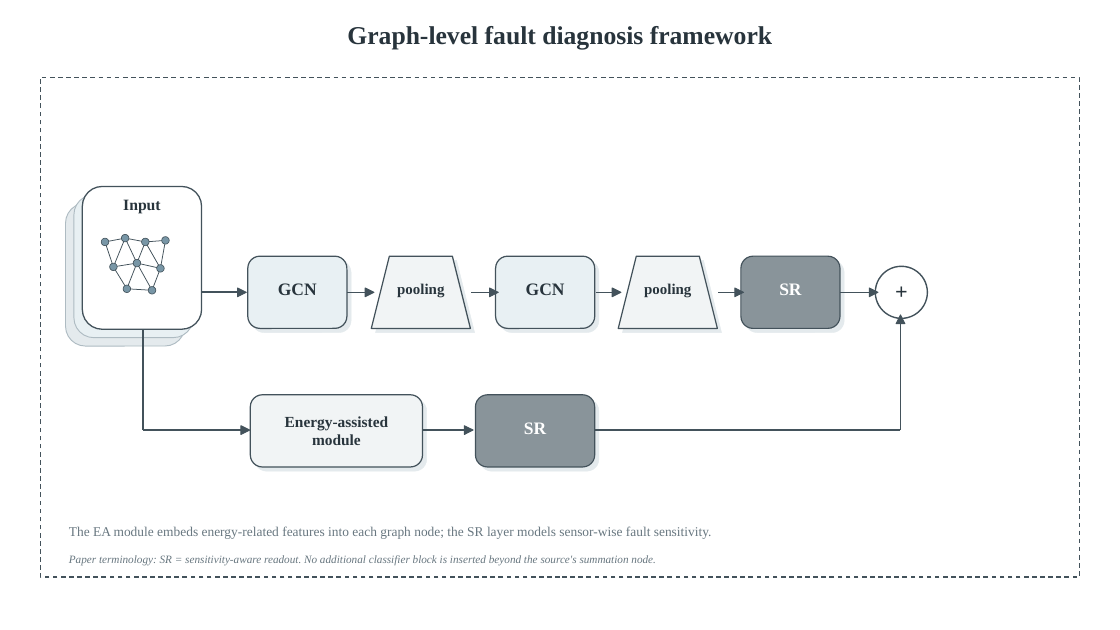
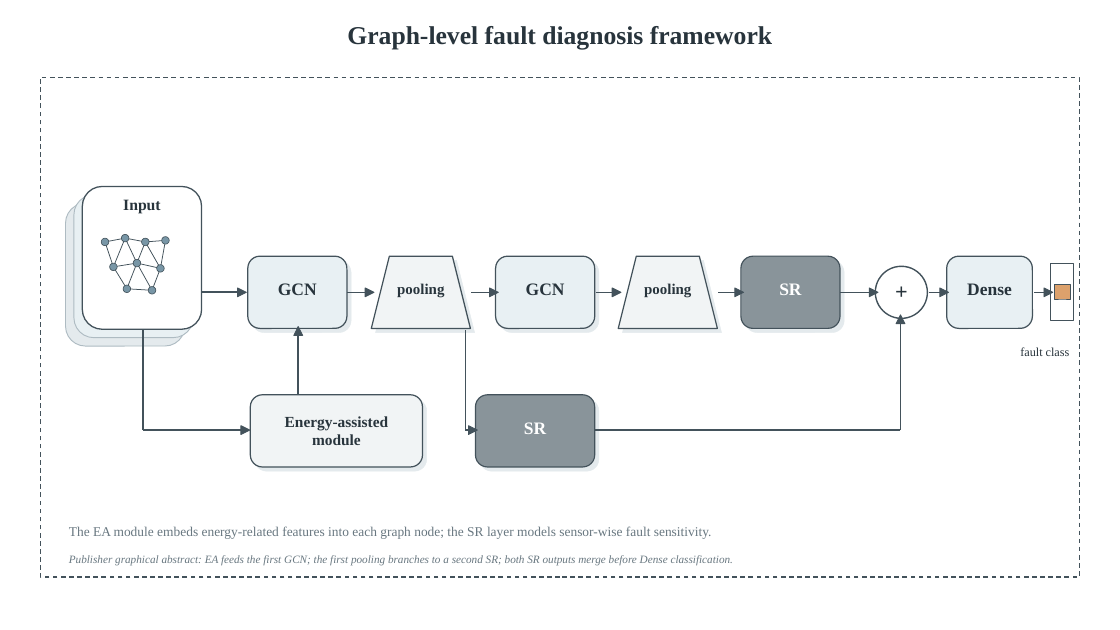
Before and after one commit to clonetimer/PPT-Skill, a slide deck: slide 1 of dist/C01_SEANet_graph_level_v73.pptx. Drawn at 1120x630 pixels with LibreOffice and Linux fonts; fonts in the diff are those of the drawing. Boxes give left, top, right and bottom in pixels: in the first picture for what was removed or moved away, otherwise in the second. Text is boxed around its words. In the diff, an @@ line names an element or a change of style, - is before the commit and + after.

Commit message:
Correct C01 routes against publisher graphical abstract

```diff
--- a/dist/C01_SEANet_graph_level_v73.pptx
+++ b/dist/C01_SEANet_graph_level_v73.pptx
@@ rounded rectangle added at bbox=[947, 256, 1033, 329], fill #E8F0F3, outline #43525B 1.05 pt @@
@@ rectangle added at bbox=[1051, 264, 1074, 321], fill #FFFFFF, outline #43525B 1 pt @@
@@ line added from (929, 292) to (944, 292), #43525B 1.35 pt @@
@@ triangle added at bbox=[940, 288, 949, 297], fill #43525B, outline #43525B 0.75 pt @@
@@ text added at bbox=[967, 283, 1012, 295], 15 pt, text #28343C, bold @@
+Dense
@@ line added from (1034, 292) to (1049, 292), #43525B 1.35 pt @@
@@ triangle added at bbox=[1044, 288, 1053, 297], fill #43525B, outline #43525B 0.75 pt @@
@@ rectangle added at bbox=[1054, 285, 1070, 299], fill #DCA16C, outline #43525B 0.5 pt @@
@@ triangle at bbox=[294, 327, 302, 335]: rotation 90 to 0 degrees @@
@@ line added from (298, 395) to (298, 331), #43525B 1.35 pt @@
@@ line added from (465, 330) to (465, 430), #43525B 1.35 pt @@
@@ text added at bbox=[1020, 347, 1070, 356], 10.5 pt, text #28343C @@
+fault class
@@ line moved from (423, 430) - (469, 430) to (465, 430) - (473, 430) @@
@@ triangle added at bbox=[469, 426, 477, 434], fill #43525B, outline #43525B 0.75 pt @@
@@ text at bbox=[69, 555, 734, 566]: text changed @@
-Paper terminology: SR = sensitivity-aware readout. No additional classifier block is inserted beyond the source's summation node.
+Publisher graphical abstract: EA feeds the first GCN; the first pooling branches to a second SR; both SR outputs merge before Dense classification.
```
Also in this commit, not shown: 38 other files.
